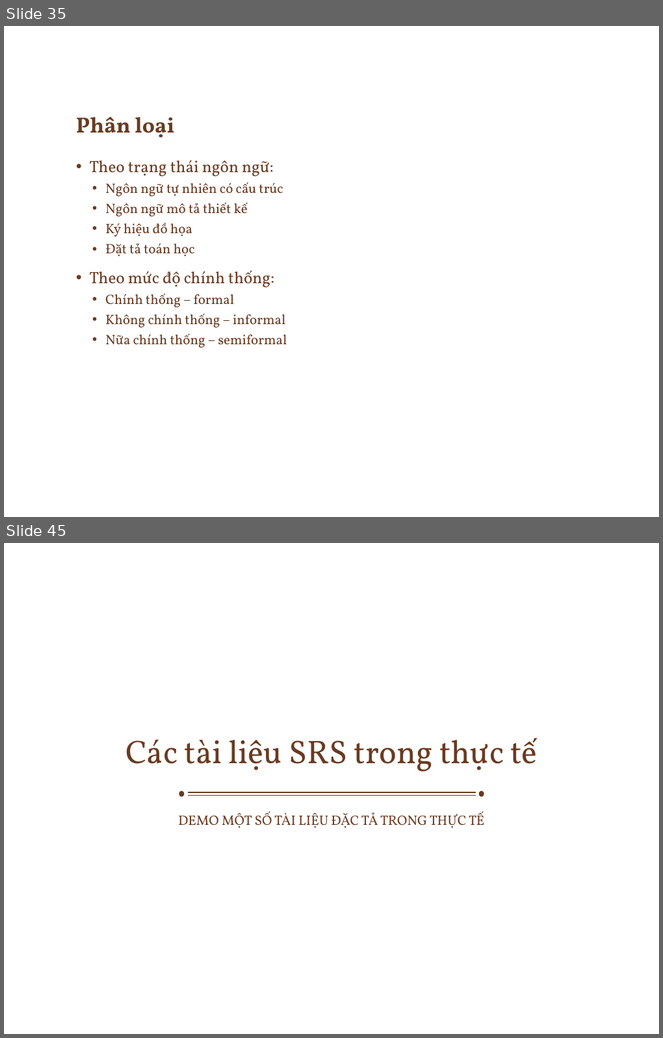
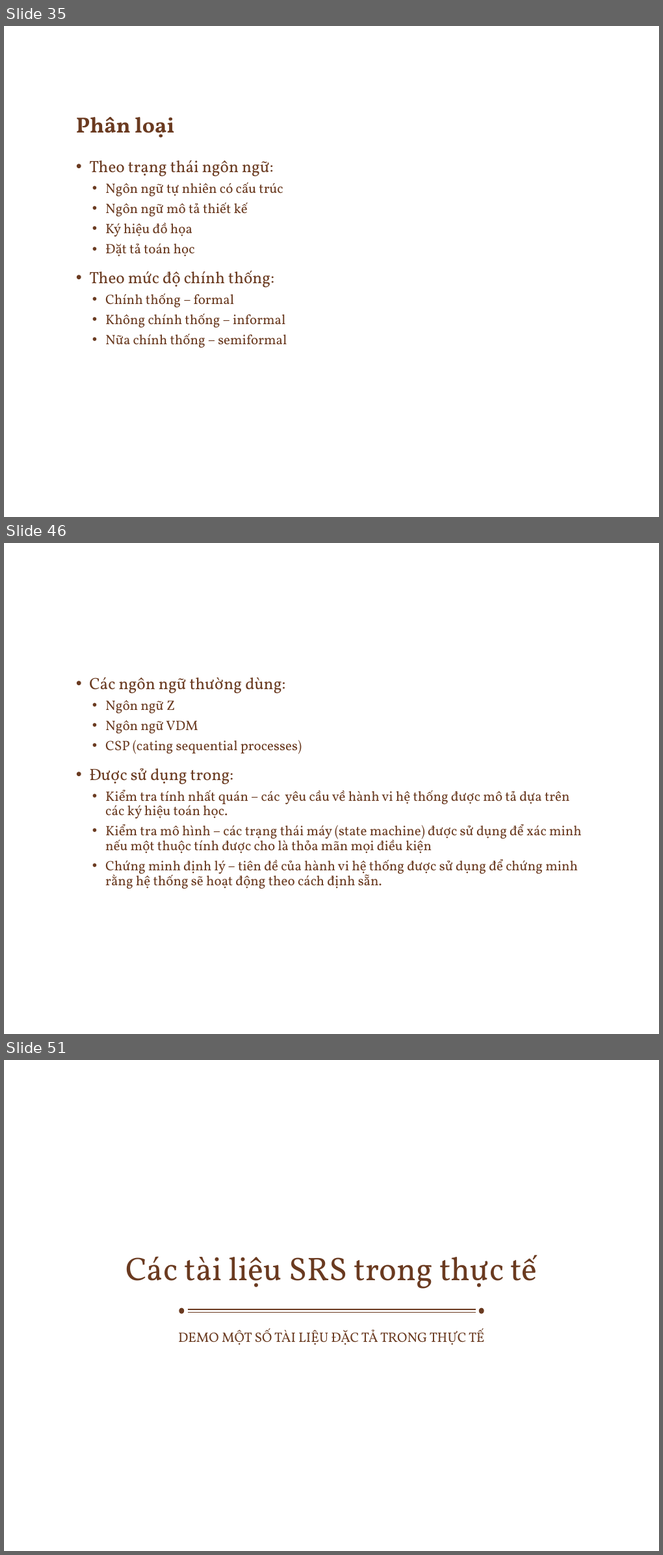
Before and after one commit to ChrisJamison/seminar_cnpm, a slide deck: Seminar/Software Requirement.pptx. Shown one above the other, each under a label of ours: slides 35 and 45 before the commit, slides 35, 46 and 51 after it; the slides between them are not shown. The pictures are 663x1038 and 663x1555 pixels, drawn with LibreOffice and Linux fonts; fonts in the diff are those of the drawing; background and template pictures are left out. Boxes give left, top, right and bottom in pixels: in the first picture for what was removed or moved away, otherwise in the second. Text is boxed around its words. In the diff, an @@ line names an element or a change of style, - is before the commit and + after.

```diff
--- a/Seminar/Software Requirement.pptx
+++ b/Seminar/Software Requirement.pptx
@@ slide 46 added at [4,543,659,1034], background picture (left out) @@
@@ text added at [89,678,582,889], 15 pt, text #6A3A20 @@
+• Các ngôn ngữ thường dùng:
+  • Ngôn ngữ Z
+  • Ngôn ngữ VDM
+  • CSP (cating sequential processes)
+• Được sử dụng trong:
+  • Kiểm tra tính nhất quán – các yêu cầu về hành vi hệ thống được mô tả dựa trên các ký hiệu toán học.
+  • Kiểm tra mô hình – các trạng thái máy (state machine) được sử dụng để xác minh nếu một thuộc tính được cho là thỏa mãn mọi điều kiện
+  • Chứng minh định lý – tiên đề của hành vi hệ thống được sử dụng để chứng minh rằng hệ thống sẽ hoạt động theo cách định sẵn.
@@ what was slide 45 is now slide 51 @@
```
Also in this commit, not shown: 7 slides changed, 8 other slides added, 3 slides removed.
